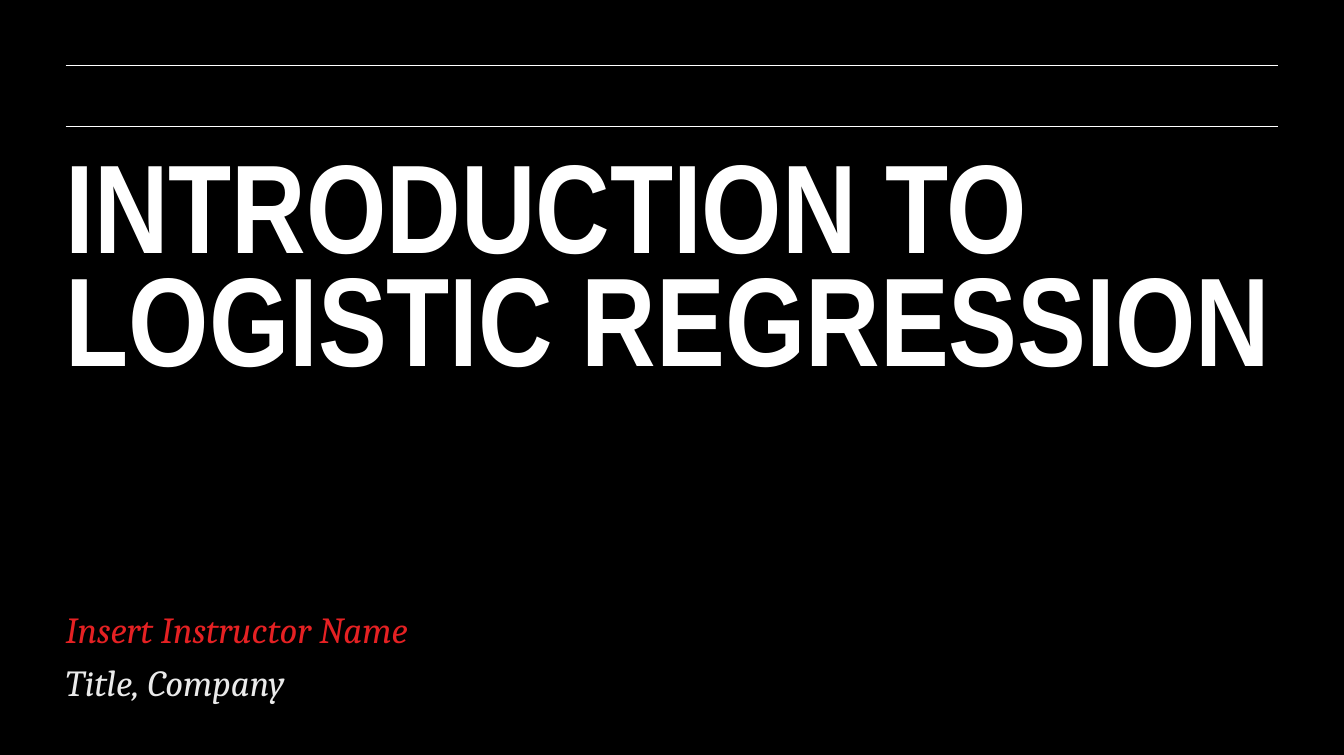
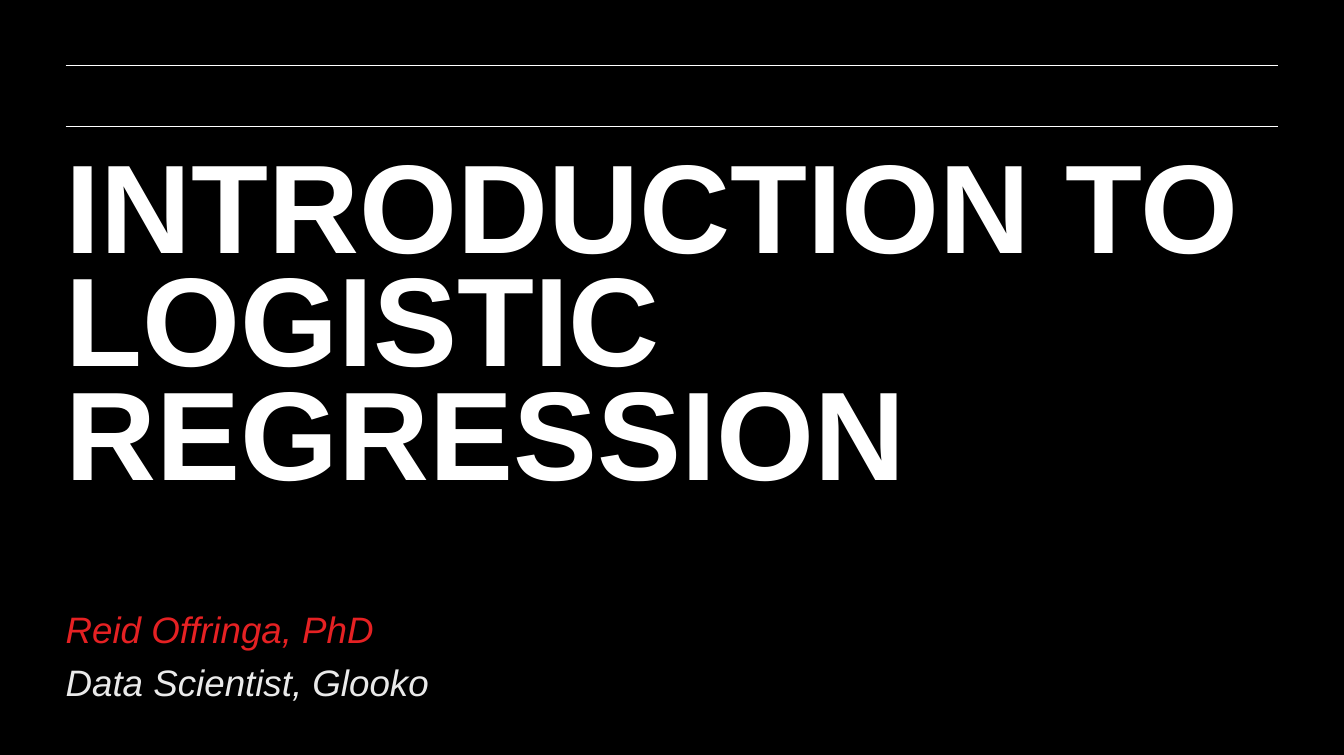
Before and after one commit to matanefron/data-sets, a slide deck: slide 1 of lessons/lesson-9/09-intro-to-logistic-regression.pptx. Drawn at 1344x755 pixels with LibreOffice and Linux fonts; fonts in the diff are those of the drawing; background and template pictures are left out. Boxes give left, top, right and bottom in pixels: in the first picture for what was removed or moved away, otherwise in the second. Text is boxed around its words. In the diff, an @@ line names an element or a change of style, - is before the commit and + after.

```diff
--- a/lessons/lesson-9/09-intro-to-logistic-regression.pptx
+++ b/lessons/lesson-9/09-intro-to-logistic-regression.pptx
@@ text "INTRODUCTION TO LOGISTIC REGRESSION" at bbox=[66, 165, 1239, 482]: font Arial Narrow to Arial @@
@@ text at bbox=[66, 616, 428, 701]: text changed; font Cambria to Arial; text colour #E52123 to #EAEAEA @@
-Insert Instructor Name
-Title, Company
+Reid Offringa, PhD
+Data Scientist, Glooko
```
Also in this commit, not shown: 46 other slides changed, 8 slides added, 21 slides removed, 9 other files.
